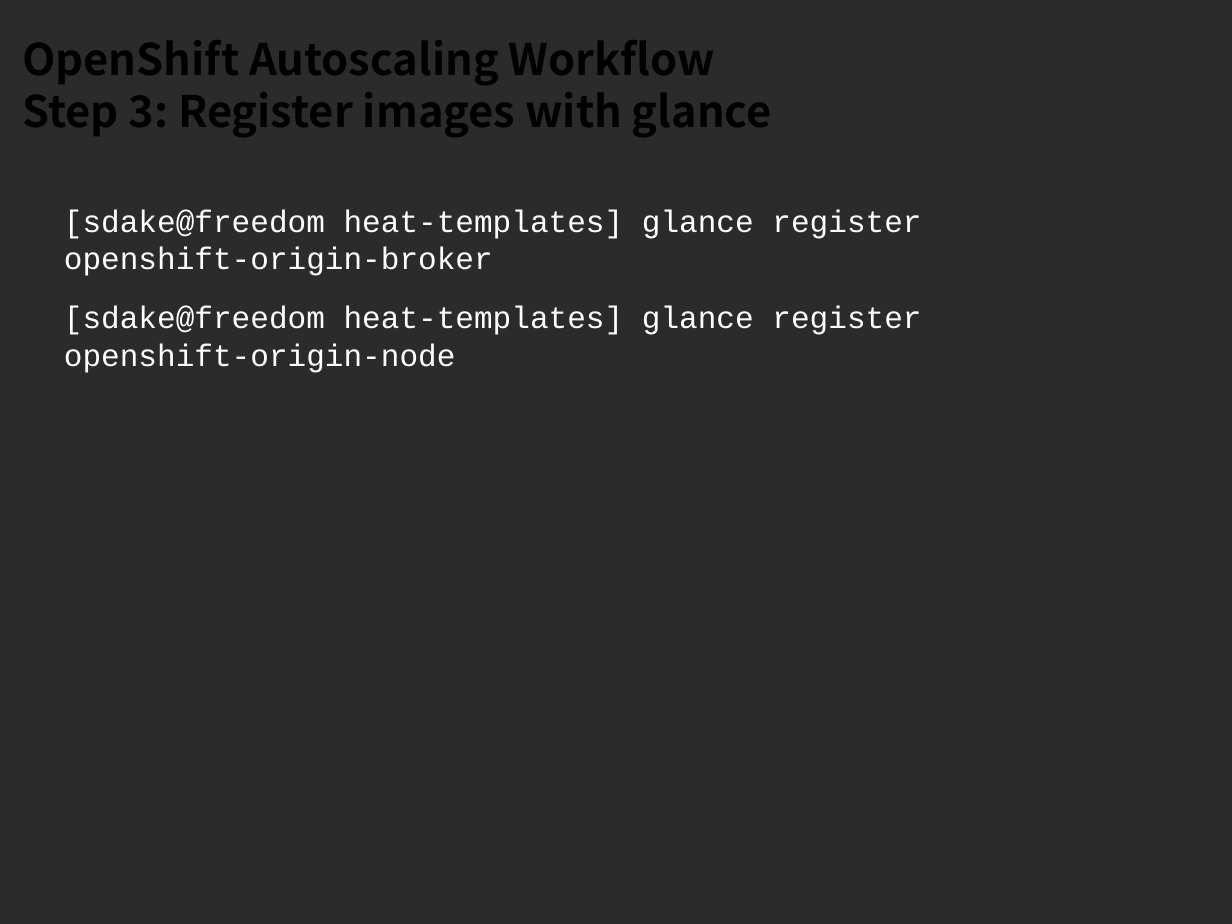
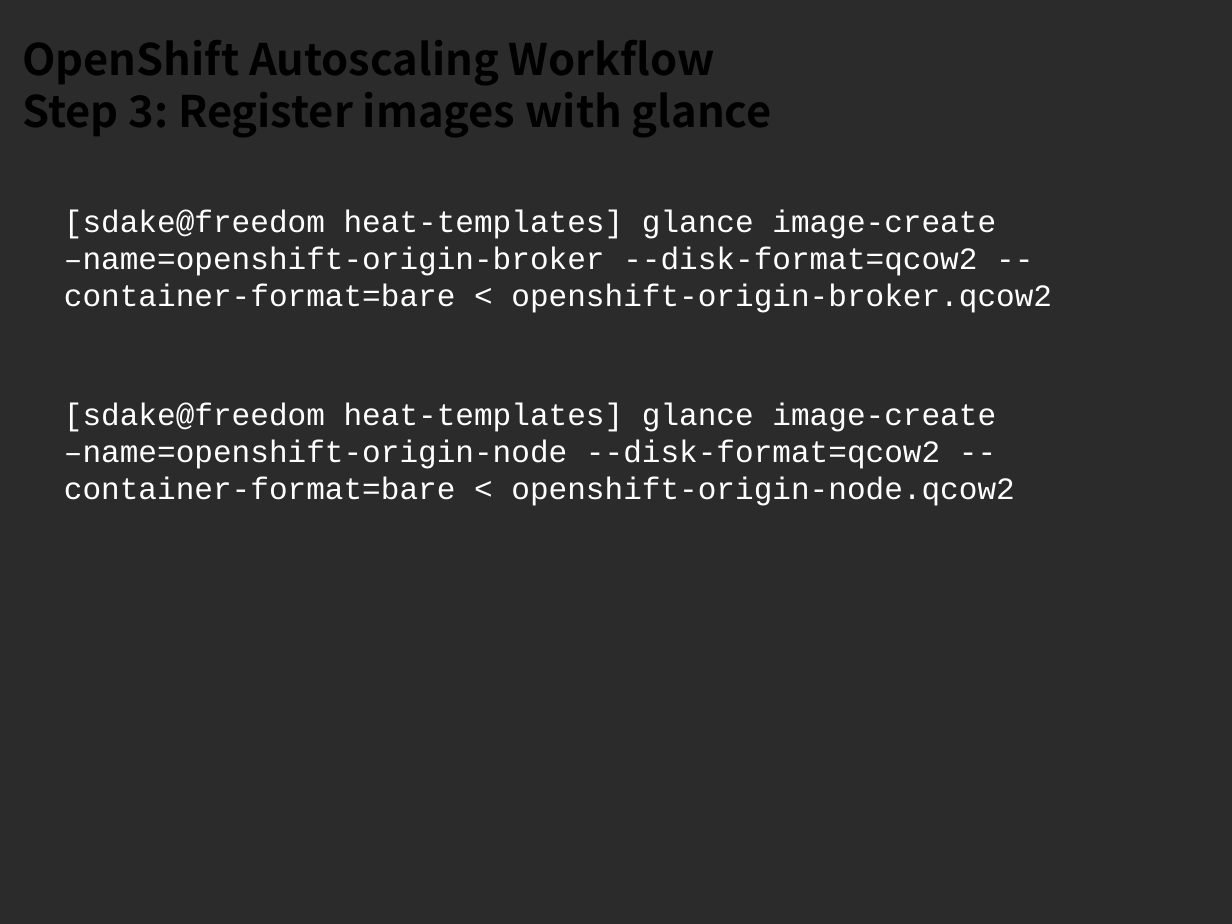
Before and after one commit to sdake/slides, a slide deck: slide 19 of sdake-cloudopen-heat-2013-09/heat-cloudopen-final.odp. Drawn at 1232x924 pixels with LibreOffice and Linux fonts; fonts in the diff are those of the drawing; background and template pictures are left out; a plain dark background stands for a picture behind light text. Boxes give left, top, right and bottom in pixels: in the first picture for what was removed or moved away, otherwise in the second. Text is boxed around its words. In the diff, an @@ line names an element or a change of style, - is before the commit and + after.

Commit message:
Final slides

```diff
--- a/sdake-cloudopen-heat-2013-09/heat-cloudopen-final.odp
+++ b/sdake-cloudopen-heat-2013-09/heat-cloudopen-final.odp
@@ text at [64, 209, 1052, 506]: text changed @@
-[sdake@freedom heat-templates] glance register openshift-origin-broker
-[sdake@freedom heat-templates] glance register openshift-origin-node
+[sdake@freedom heat-templates] glance image-create
+–name=openshift-origin-broker --disk-format=qcow2 --container-format=bare < openshift-origin-broker.qcow2
+[sdake@freedom heat-templates] glance image-create
+–name=openshift-origin-node --disk-format=qcow2 --container-format=bare < openshift-origin-node.qcow2
```
Also in this commit, not shown: 3 other slides changed, 1 other file.
